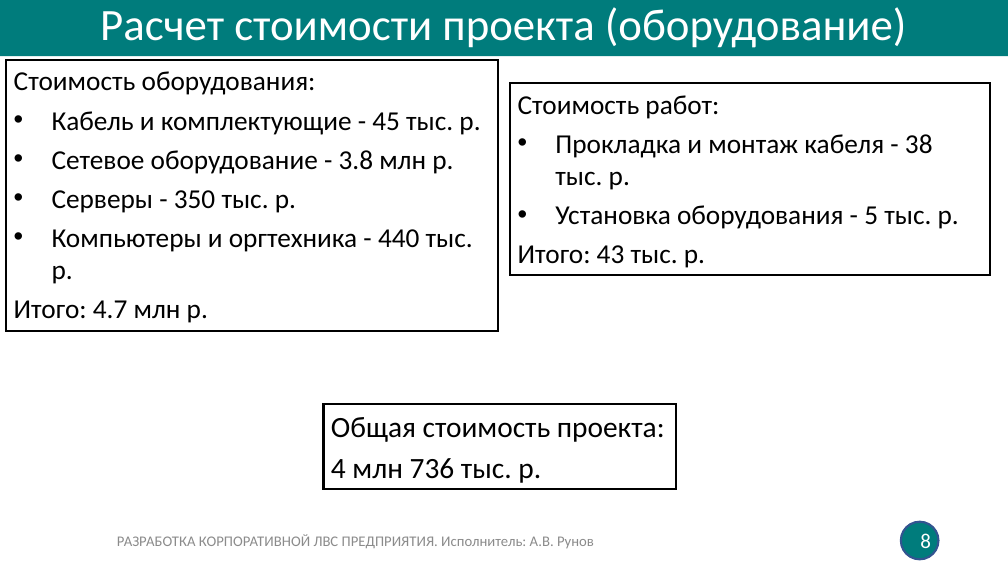
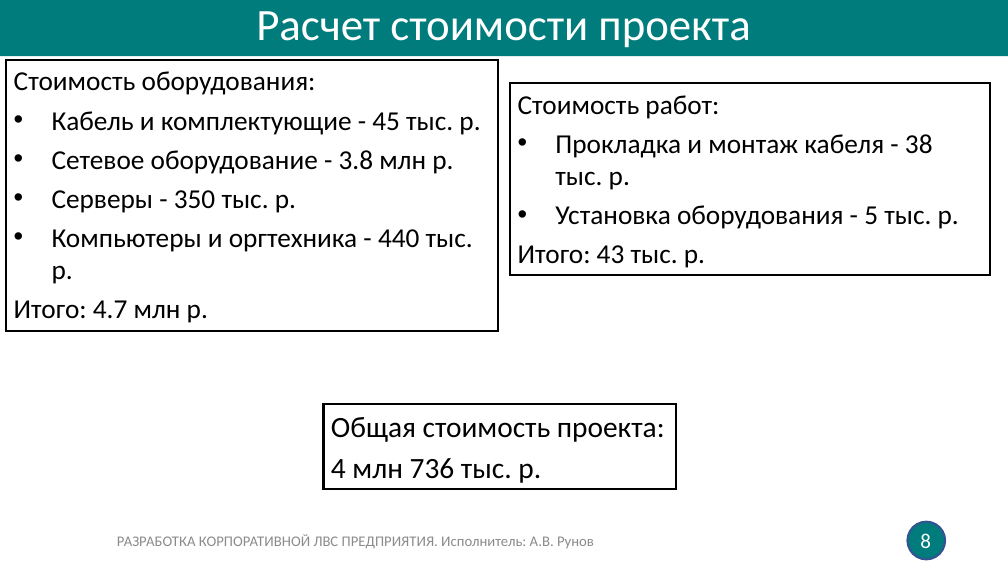
Before and after one commit to C4Expl0sive/LAN-Project, a slide deck: slide 8 of Презентация.pptx. Drawn at 1008x567 pixels with LibreOffice and Linux fonts; fonts in the diff are those of the drawing. Boxes give left, top, right and bottom in pixels: in the first picture for what was removed or moved away, otherwise in the second. Text is boxed around its words. In the diff, an @@ line names an element or a change of style, - is before the commit and + after.

Commit message:
Fix Presentation

```diff
--- a/Презентация.pptx
+++ b/Презентация.pptx
@@ text in rectangle at (256,11,750,48): text changed @@
-Расчет стоимости проекта (оборудование)
+Расчет стоимости проекта
@@ ellipse: place and size @@
-ellipse at (901,522,939,560)
+ellipse at (907,522,945,560)
```
Also in this commit, not shown: 1 other slide changed.
